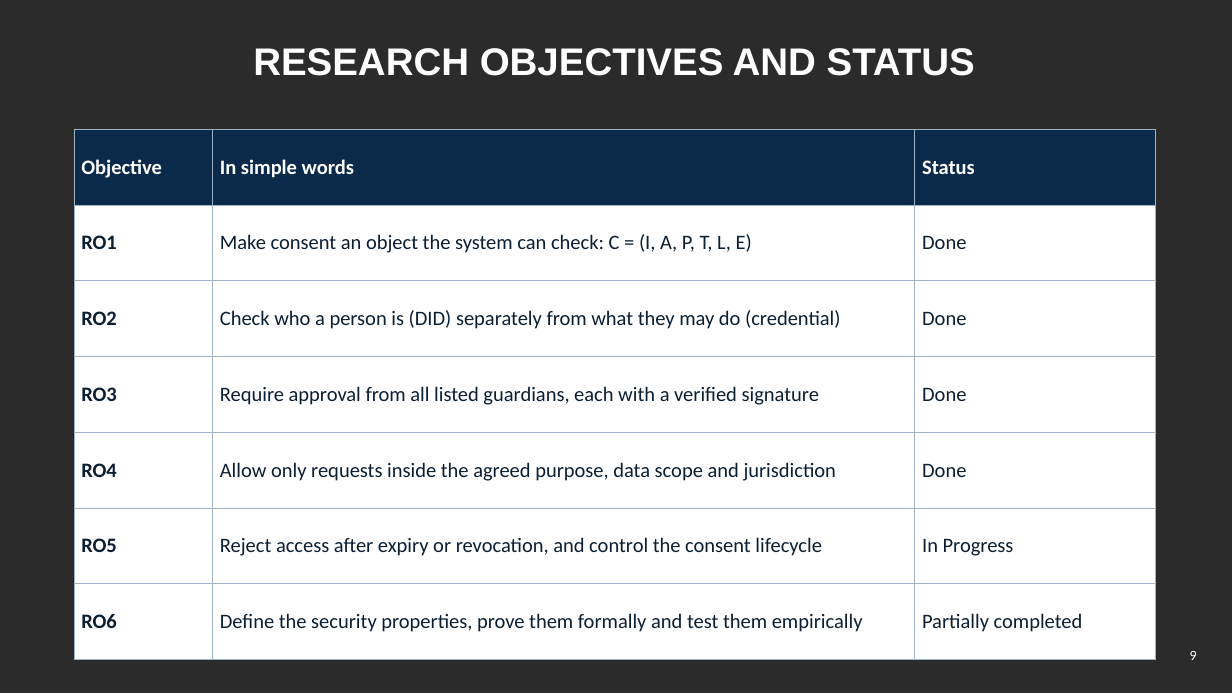
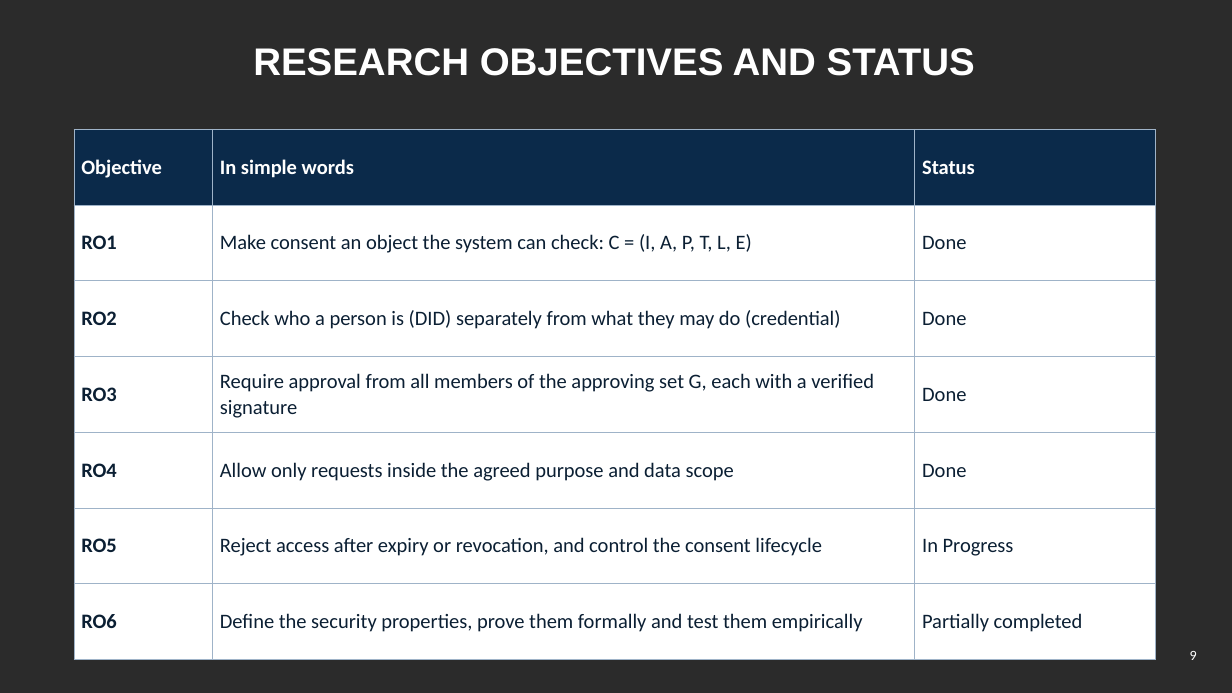
Before and after one commit to yasir12345678900/HealthRWA-Sepolia-Personal-try, a slide deck: slide 9 of docs/Yasir_Candidature_Reassessment_Slides_Simple.pptx. Drawn at 1232x693 pixels with LibreOffice and Linux fonts; fonts in the diff are those of the drawing; background and template pictures are left out; a plain dark background stands for a picture behind light text. Boxes give left, top, right and bottom in pixels: in the first picture for what was removed or moved away, otherwise in the second. Text is boxed around its words. In the diff, an @@ line names an element or a change of style, - is before the commit and + after.

```diff
--- a/docs/Yasir_Candidature_Reassessment_Slides_Simple.pptx
+++ b/docs/Yasir_Candidature_Reassessment_Slides_Simple.pptx
@@ table at (74,129,1155,636) @@
-row 4, column 2: Require approval from all listed guardians, each with a verified signature
+row 4, column 2: Require approval from all members of the approving set G, each with a verified signature
-row 5, column 2: Allow only requests inside the agreed purpose, data scope and jurisdiction
+row 5, column 2: Allow only requests inside the agreed purpose and data scope
```
Also in this commit, not shown: 17 other slides changed, 16 other files.
